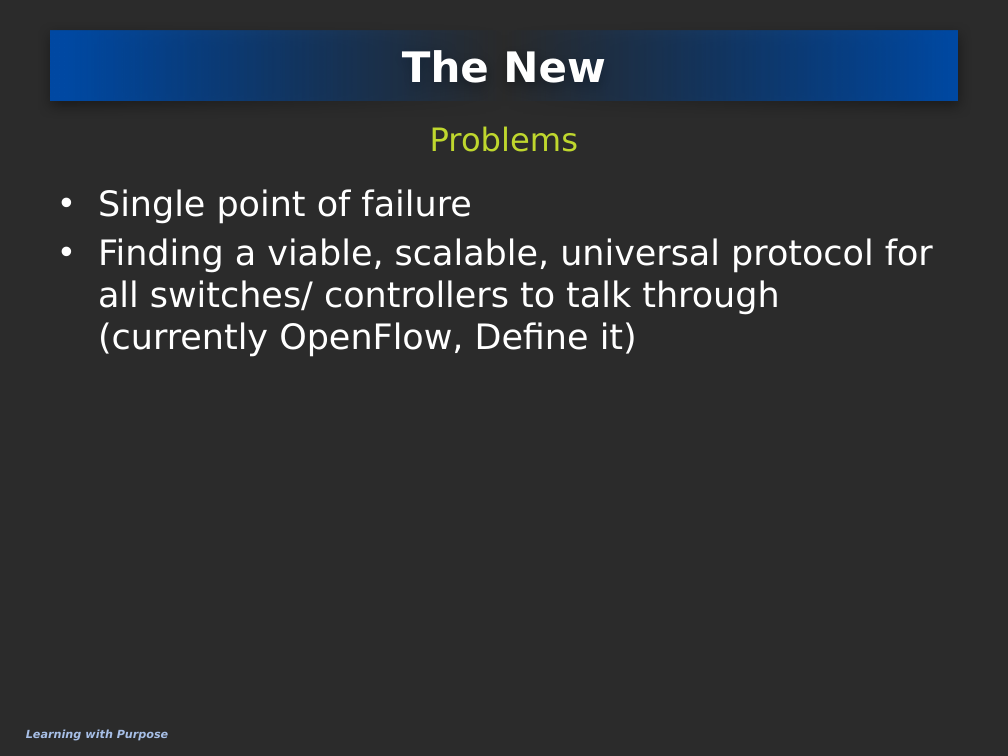
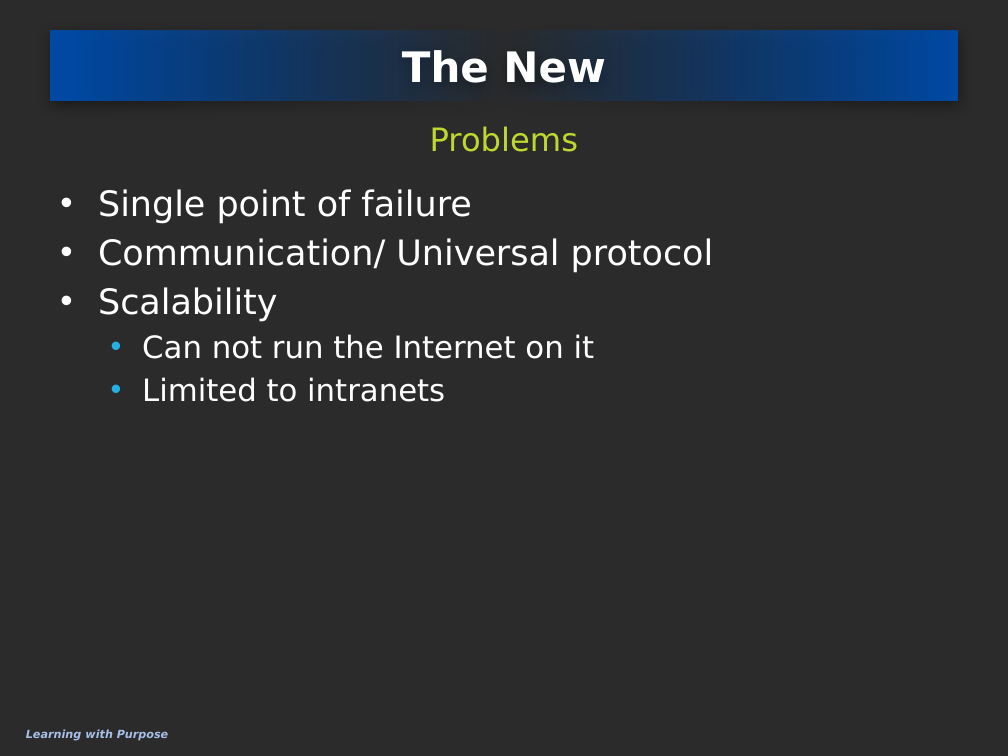
Before and after one commit to eliedaou/networkDesign, a slide deck: slide 9 of survey topic/SDNOpenFlow.pptx (slide 8 before the commit). Drawn at 1008x756 pixels with LibreOffice and Linux fonts; fonts in the diff are those of the drawing; background and template pictures are left out; a plain dark background stands for a picture behind light text. Boxes give left, top, right and bottom in pixels: in the first picture for what was removed or moved away, otherwise in the second. Text is boxed around its words. In the diff, an @@ line names an element or a change of style, - is before the commit and + after.

```diff
--- a/survey topic/SDNOpenFlow.pptx
+++ b/survey topic/SDNOpenFlow.pptx
@@ text at [98, 238, 714, 402]: text changed @@
-• Finding a viable, scalable, universal protocol for all switches/ controllers to talk through (currently OpenFlow, Define it)
+• Communication/ Universal protocol
+• Scalability
+  • Can not run the Internet on it
+  • Limited to intranets
```
Also in this commit, not shown: 5 other slides changed, 6 slides added.
